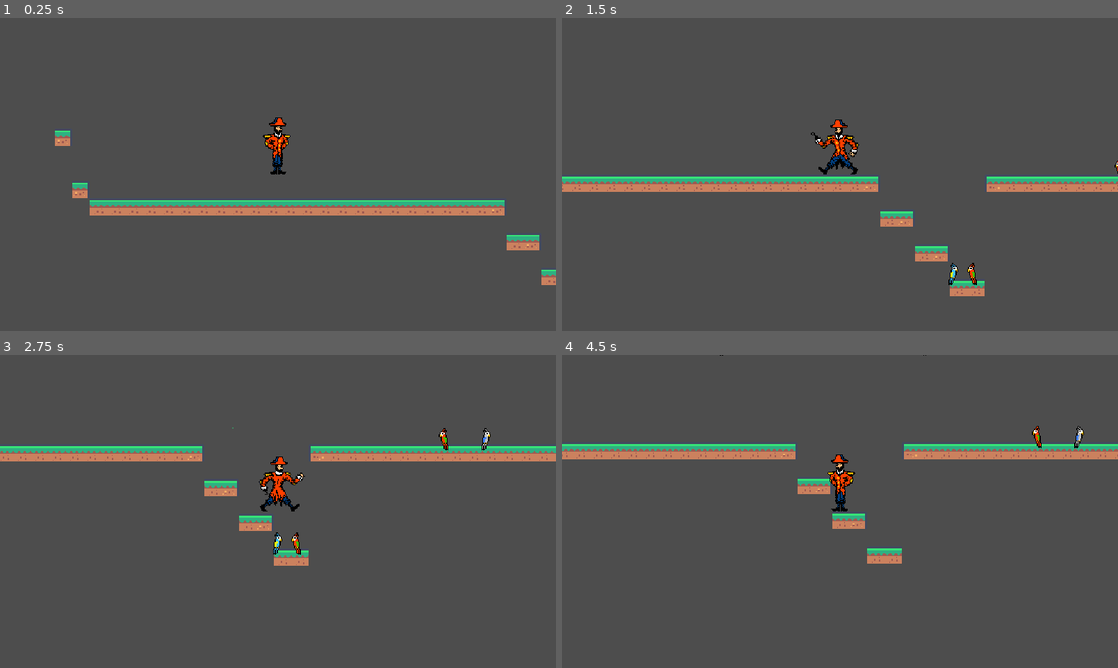
Above: before the commit, frames 1-4 (two rows, left to right).
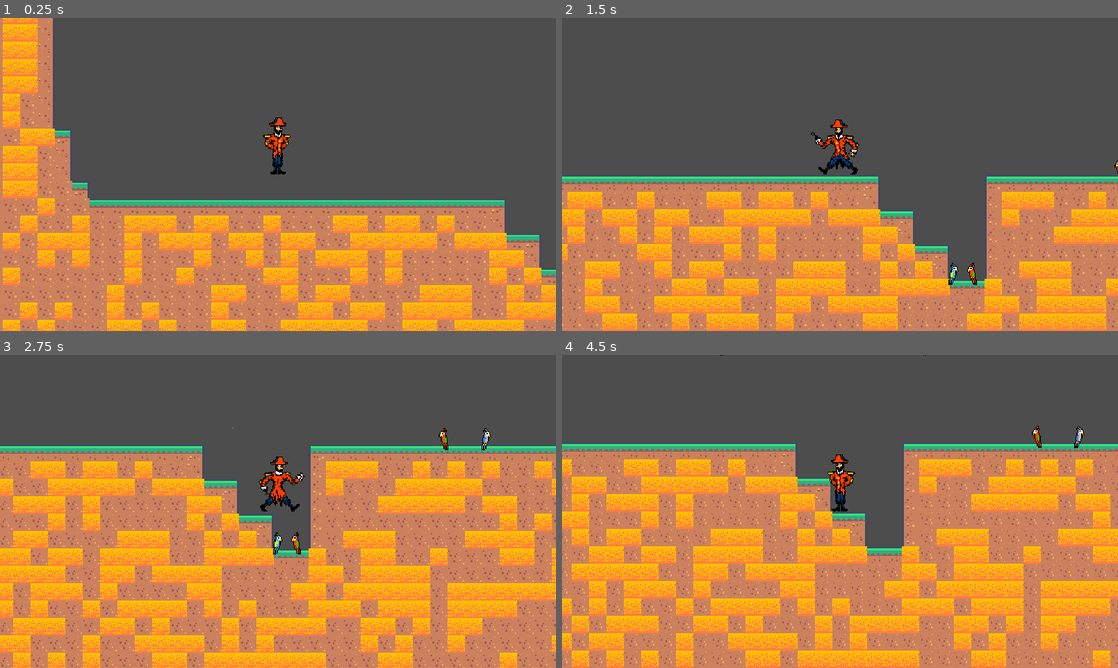
Above: after the commit, the same moments.

Repository: The-Randalorian/CaptainZip
Game: Godot game, scene res://Levels/level 1.tscn
Two runs of this game, one before a commit and one after it. Both use one fixed random seed, a clock stepped at 60 frames per second and the inputs below.
Inputs:
- Up to frame 1 (0.25 s): no input
- Up to frame 2 (1.5 s): hold D (move_right) 0.53-1.28 s; tap Space (move_jump) at 0.77 s; hold A (move_left) from 1.28 s (still down)
- Up to frame 3 (2.75 s): tap Space (move_jump) at 1.52 s; release A (move_left) at 2.03 s; hold D (move_right) from 2.03 s (still down)
- Up to frame 4 (4.5 s): tap Space (move_jump) at 3.02, 3.77 s; release D (move_right) at 3.53 s; hold A (move_left) from 3.53 s (still down)

The runs differ from the first frame. In frame 1, 42% of the frame differs, in the area x 0-100%, y 0-100%; in frame 2, 40%; in frame 3, 62%; in frame 4, 62%, in the area x 0-100%, y 33-100%.

Commit message:
added sound, and added new SipMap. Ask David in morning why sound doesn't work when you hit play button

Diff:
--- /dev/null
+++ b/default_bus_layout.tres
@@ -0,0 +1,15 @@
+[gd_resource type="AudioBusLayout" format=3 uid="uid://gg4nv3tvma11"]
+
+[resource]
+bus/1/name = &"Music"
+bus/1/solo = false
+bus/1/mute = false
+bus/1/bypass_fx = false
+bus/1/volume_db = -0.130497
+bus/1/send = &"Master"
+bus/2/name = &"SFX"
+bus/2/solo = false
+bus/2/mute = false
+bus/2/bypass_fx = false
+bus/2/volume_db = 0.0
+bus/2/send = &"Master"
--- a/level 2.gd
+++ b/level 2.gd
@@ -2,7 +2,6 @@
 #@Description - game handler for level 2
 
 extends Node2D
-
 
 # Called when the node enters the scene tree for the first time.
 func _ready():
--- a/level 2.tscn
+++ b/level 2.tscn
@@ -1,10 +1,11 @@
-[gd_scene load_steps=6 format=3 uid="uid://cxgvw3dvrkumo"]
+[gd_scene load_steps=7 format=3 uid="uid://cxgvw3dvrkumo"]
 
 [ext_resource type="TileSet" uid="uid://6sdvsnatenw2" path="res://Tilemap/tilemap1.tres" id="1_tnrbb"]
 [ext_resource type="PackedScene" uid="uid://c7sqd5bbfivkq" path="res://parrots/red-green/parrot_00.tscn" id="2_jsad4"]
 [ext_resource type="PackedScene" uid="uid://dyy4t1humyrf0" path="res://zipline.tscn" id="3_y5hip"]
 [ext_resource type="PackedScene" uid="uid://cf1mcqjk84msd" path="res://player.tscn" id="4_uwrlc"]
 [ext_resource type="PackedScene" uid="uid://btqqybw2pghy4" path="res://enemy.tscn" id="5_lk303"]
+[ext_resource type="AudioStream" uid="uid://kvlr0q5588h6" path="res://Audio/Music/pirate_theme.ogg" id="6_2680f"]
 
 [node name="level" type="Node2D"]
 
@@ -66,3 +67,8 @@
 
 [node name="Enemy01" parent="." instance=ExtResource("5_lk303")]
 position = Vector2(3199, 1226)
+
+[node name="AudioStreamPlayer" type="AudioStreamPlayer" parent="."]
+stream = ExtResource("6_2680f")
+autoplay = true
+bus = &"Music"
Not shown, added: Audio/Music/pirate_theme.ogg.import
Not shown, added: Audio/SFX/parrotsquawk.ogg.import
Binary file changed: Tilemap/SipMap.png
Not shown, changed: level 1.tscn
Not shown, added: Audio/Music/pirate_theme.ogg
Not shown, added: Audio/SFX/parrotsquawk.ogg
